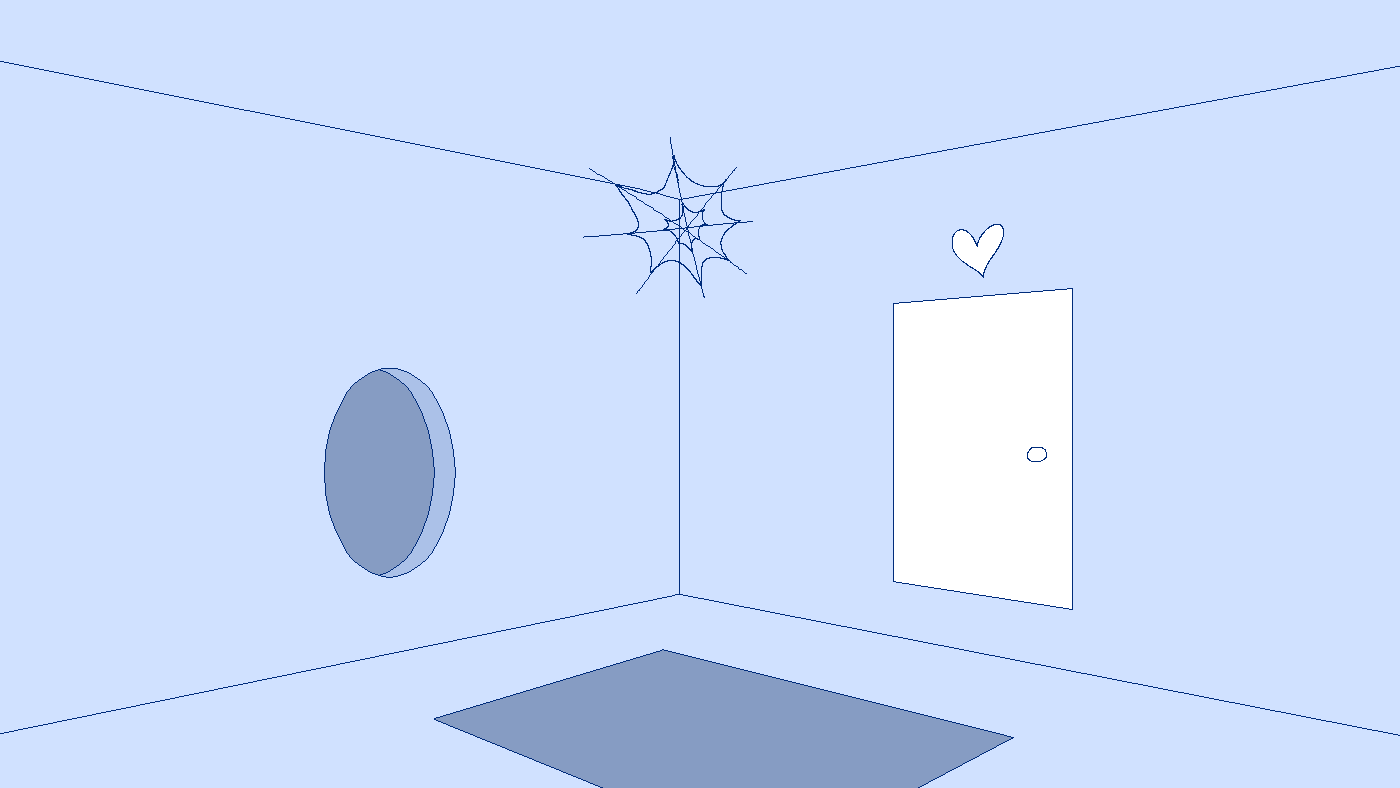
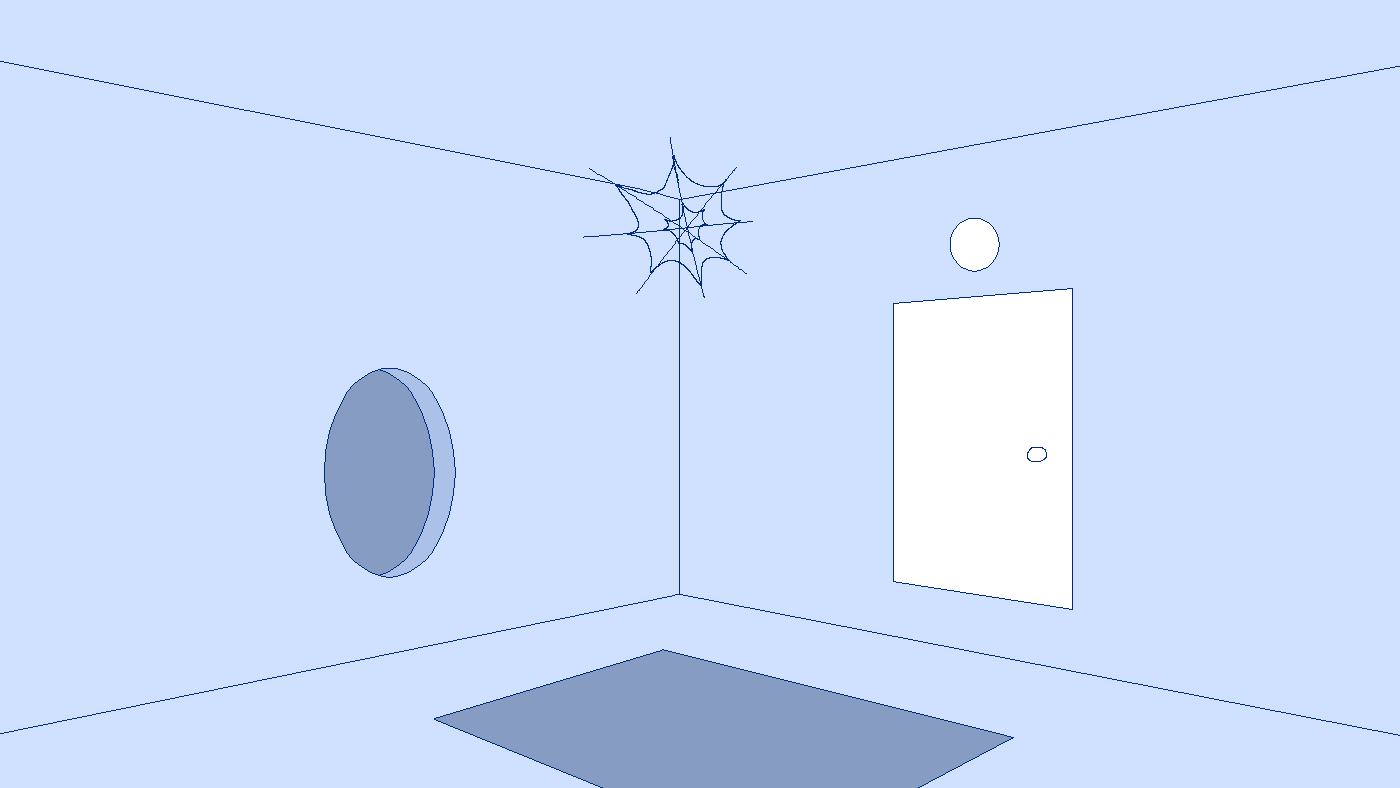
Before/after of a (1400, 788) layered artwork. What changed in the layer stack:
painted on "heartDoor" over [950, 218, 1004, 278]
painted on "Background" over [950, 218, 1004, 278]